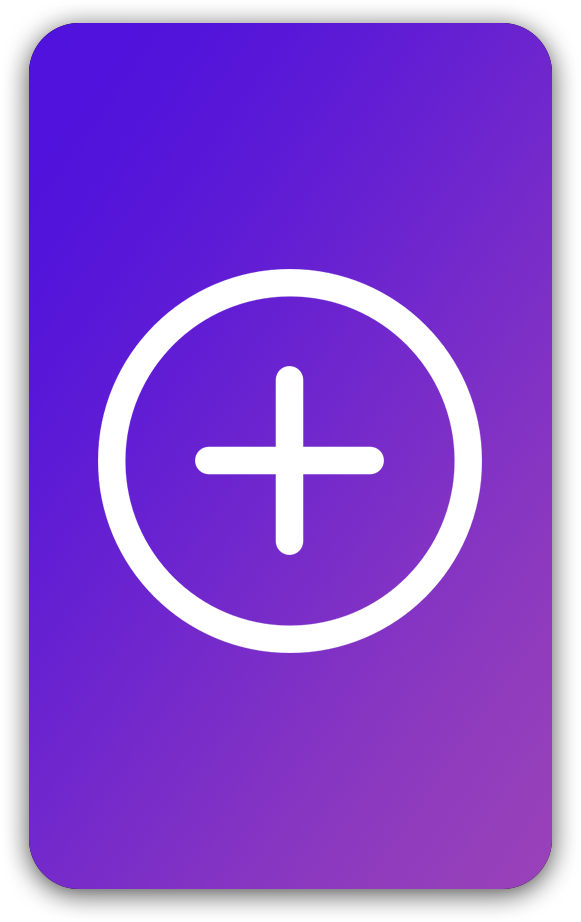
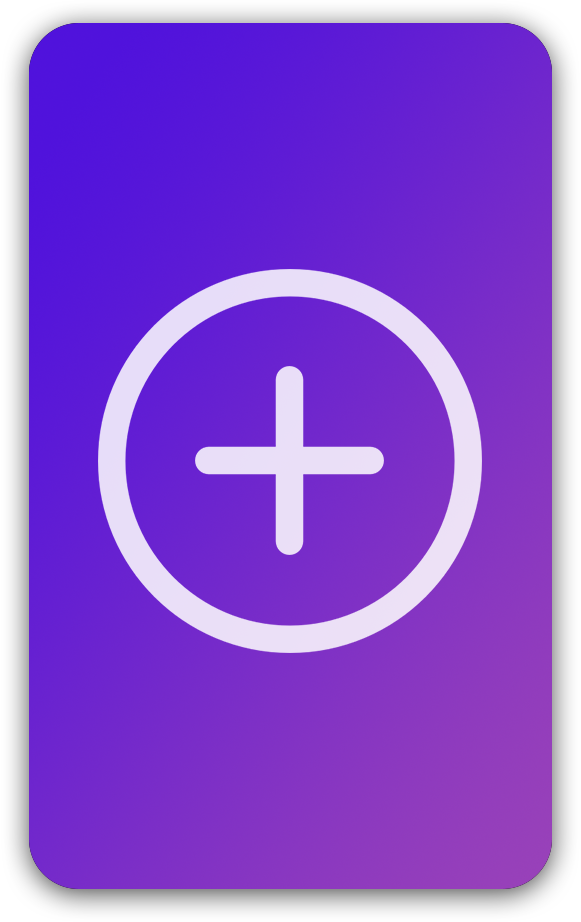
The second 581x922 image is a revision of the first. Changes to its layers:
"Add icon": opacity 100% → 85% over [left=98, top=269, right=482, bottom=653]
